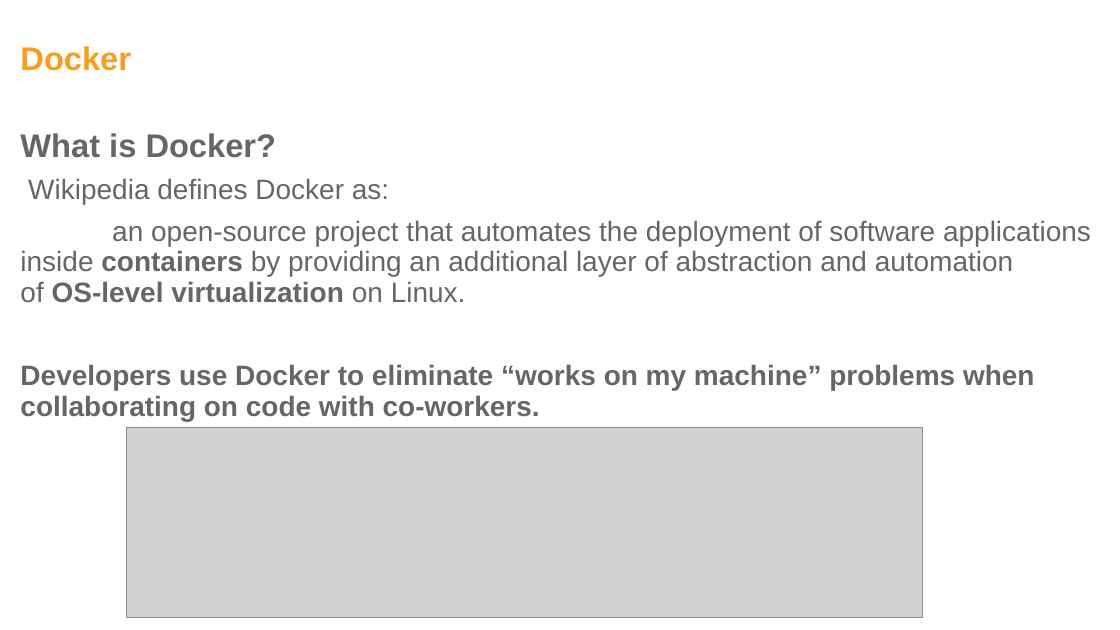
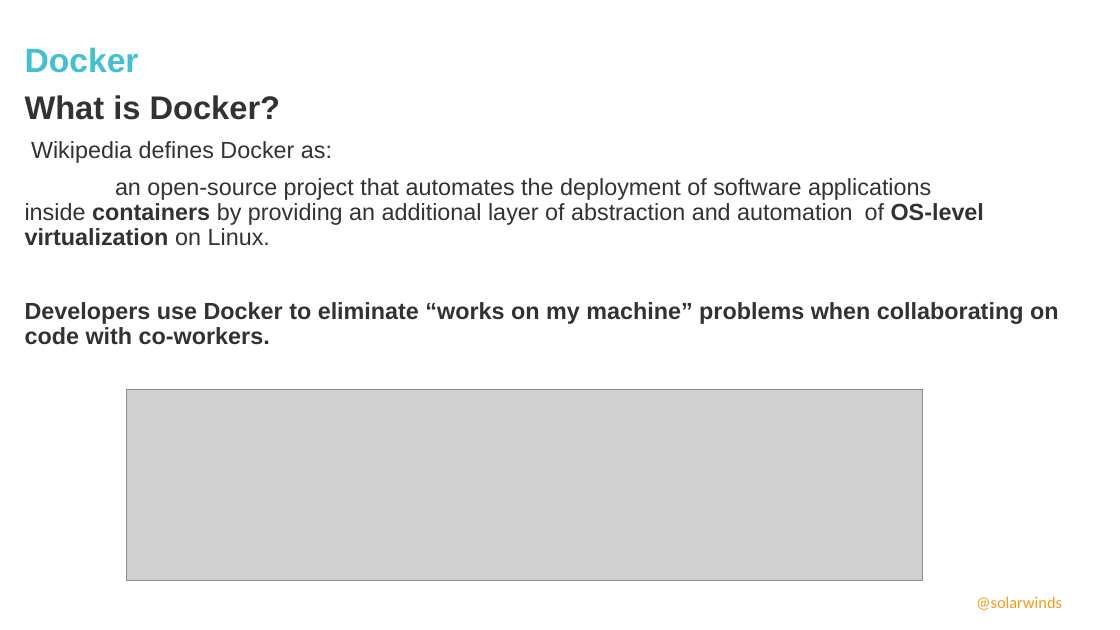
Before and after one commit to ivoklimsa/DockerVSB, a slide deck: slide 11 of ppt/DockerWorkshopVSB.pptx. Drawn at 1120x630 pixels with LibreOffice and Linux fonts; fonts in the diff are those of the drawing; grey boxes stand for pictures; background and template pictures are left out. Boxes give left, top, right and bottom in pixels: in the first picture for what was removed or moved away, otherwise in the second. Text is boxed around its words. In the diff, an @@ line names an element or a change of style, - is before the commit and + after.

Commit message:
Lab-2 Layers fix using different image ppt new template agenda tweak Dockerfile for example +gitignore

```diff
--- a/ppt/DockerWorkshopVSB.pptx
+++ b/ppt/DockerWorkshopVSB.pptx
@@ title "Docker" at [25,47,139,73]: size 28 to 28.8 pt, text colour #F99D1C to #42C0CE; line spacing 0.9 to 1 @@
@@ text "What is Docker?": place and size @@
-text "What is Docker?" at [20,133,1091,421]
+text "What is Docker?" at [25,95,1059,345]
@@ text "What is Docker?" at [25,95,1059,345]: text colour #666666 to #323233, size 24 to 20 pt @@
@@ picture: place and size @@
-picture at [126,428,922,618]
+picture at [126,390,922,580]
@@ text added at [976,596,1062,610], 14 pt, text #F49B1C @@
+@solarwinds
```
Also in this commit, not shown: 14 other slides changed, 1 slide added, 5 other files.
